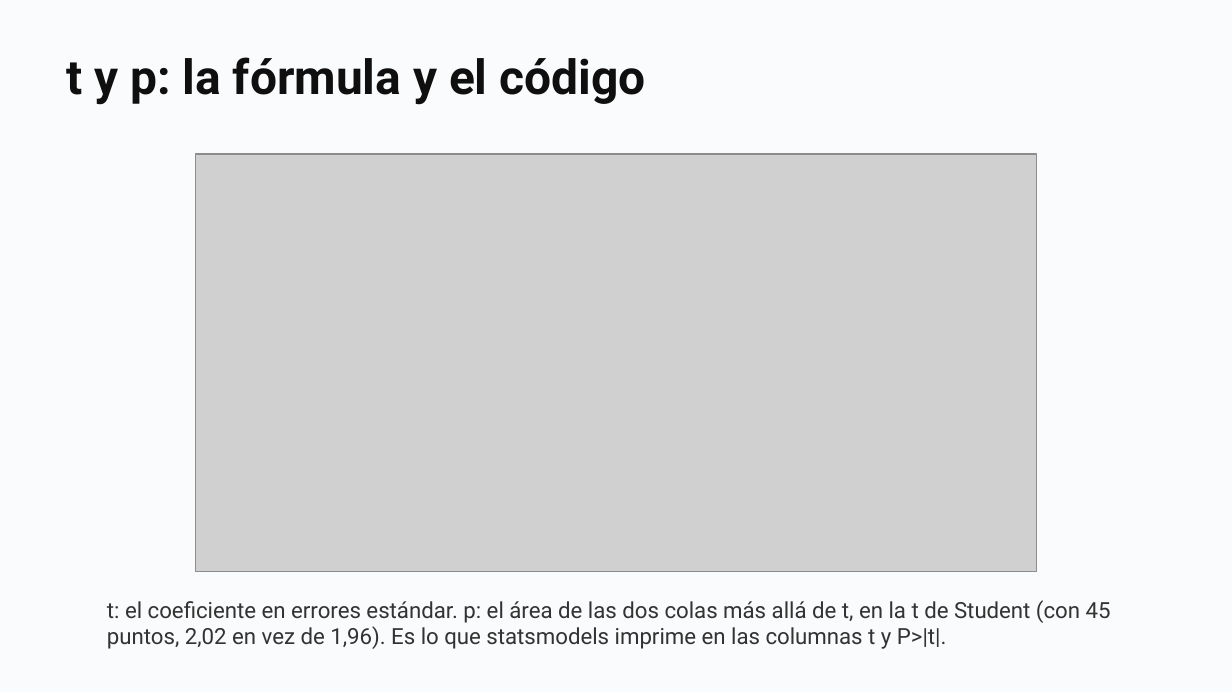
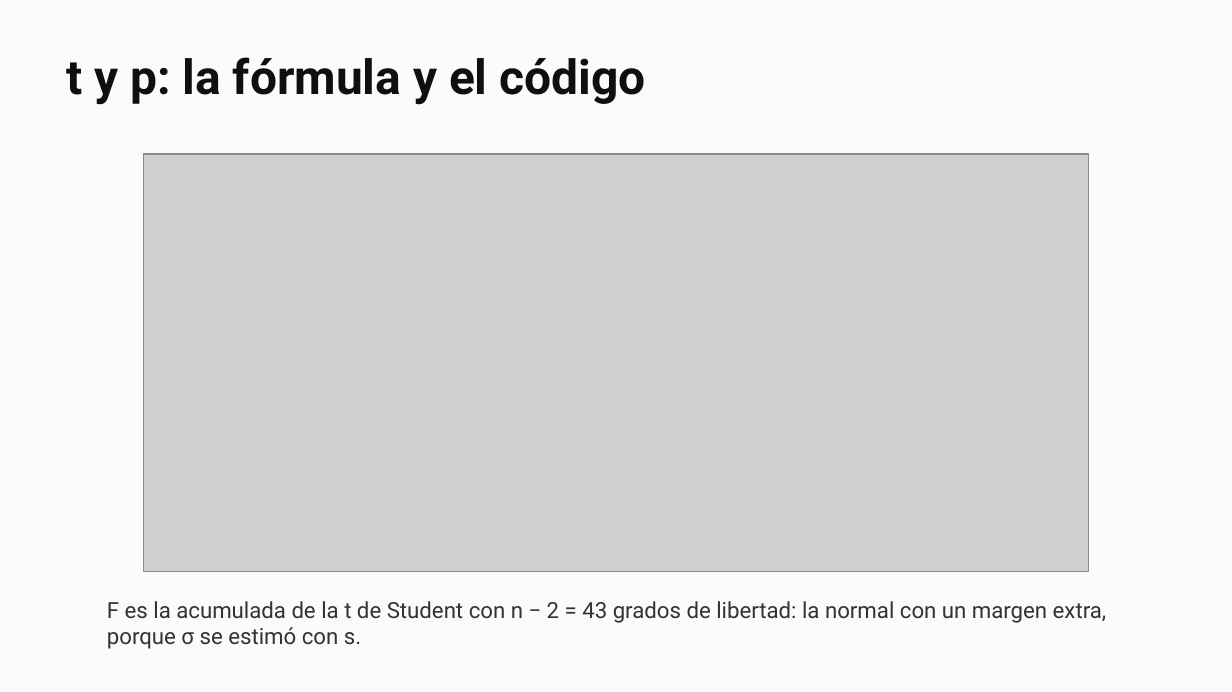
Before and after one commit to daniopitz/diplomado-cdd, a slide deck: slide 37 of presentaciones/clase05_probabilidad_inferencia.pptx. Drawn at 1232x692 pixels with LibreOffice and Linux fonts; fonts in the diff are those of the drawing; grey boxes stand for pictures. Boxes give left, top, right and bottom in pixels: in the first picture for what was removed or moved away, otherwise in the second. Text is boxed around its words. In the diff, an @@ line names an element or a change of style, - is before the commit and + after.

```diff
--- a/presentaciones/clase05_probabilidad_inferencia.pptx
+++ b/presentaciones/clase05_probabilidad_inferencia.pptx
@@ picture: place and size @@
-picture at (196, 154, 1036, 572)
+picture at (144, 154, 1089, 572)
@@ text at (107, 601, 1107, 649): text changed @@
-t: el coeficiente en errores estándar. p: el área de las dos colas más allá de t, en la t de Student (con 45 puntos, 2,02 en vez de 1,96). Es lo que statsmodels imprime en las columnas t y P>|t|.
+F es la acumulada de la t de Student con n − 2 = 43 grados de libertad: la normal con un margen extra, porque σ se estimó con s.
```
Also in this commit, not shown: 3 other slides changed, 3 other files.
